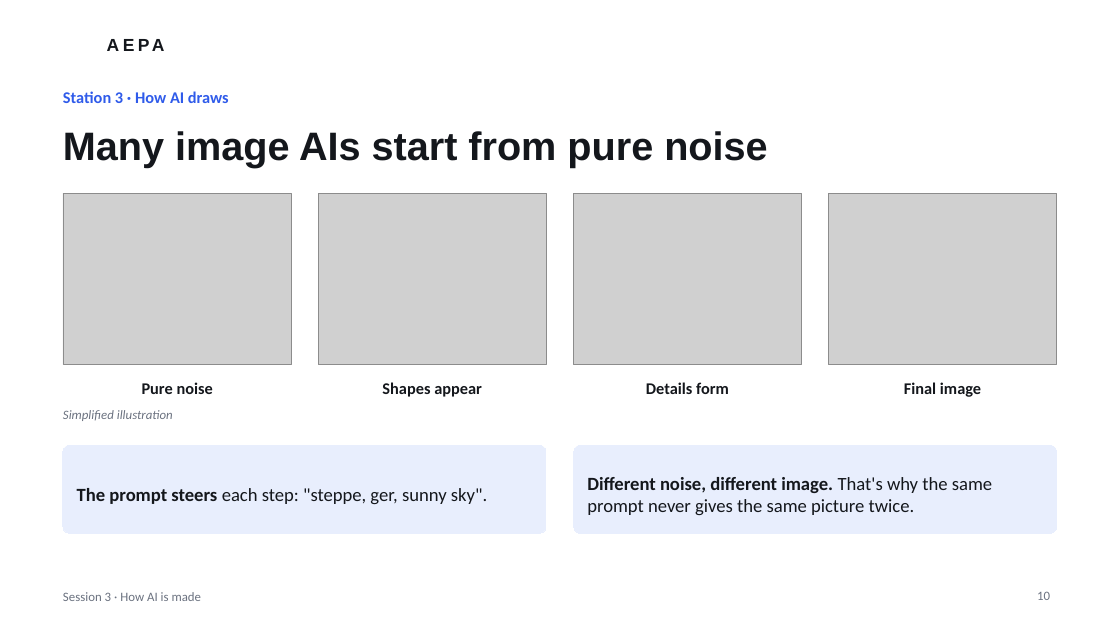
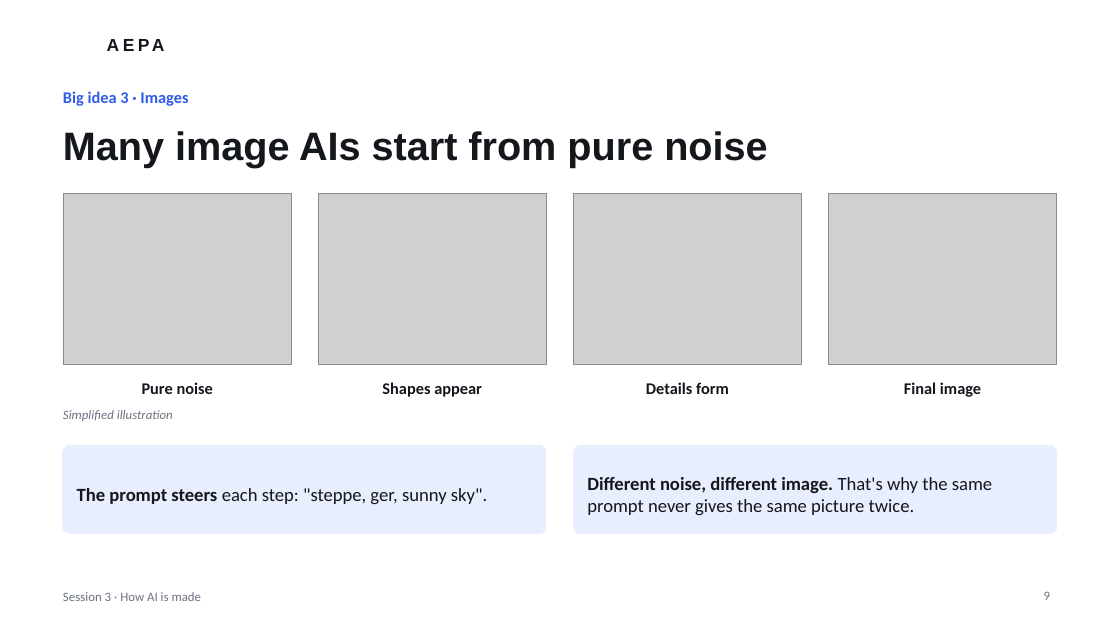
Before and after one commit to JTSG-cons/aepa-sessions, a slide deck: slide 9 of session-3/AEPA-Session-3.pptx (slide 10 before the commit). Drawn at 1120x630 pixels with LibreOffice and Linux fonts; fonts in the diff are those of the drawing; grey boxes stand for pictures; background and template pictures are left out. Boxes give left, top, right and bottom in pixels: in the first picture for what was removed or moved away, otherwise in the second. Text is boxed around its words. In the diff, an @@ line names an element or a change of style, - is before the commit and + after.

```diff
--- a/session-3/AEPA-Session-3.pptx
+++ b/session-3/AEPA-Session-3.pptx
@@ text at (63,91,188,106): text changed @@
-Station 3 · How AI draws
+Big idea 3 · Images
@@ page number at (1044,592,1050,600): text changed @@
-10
+9
```
Also in this commit, not shown: 11 other slides changed, 4 slides added, 5 slides removed, 2 other files.
